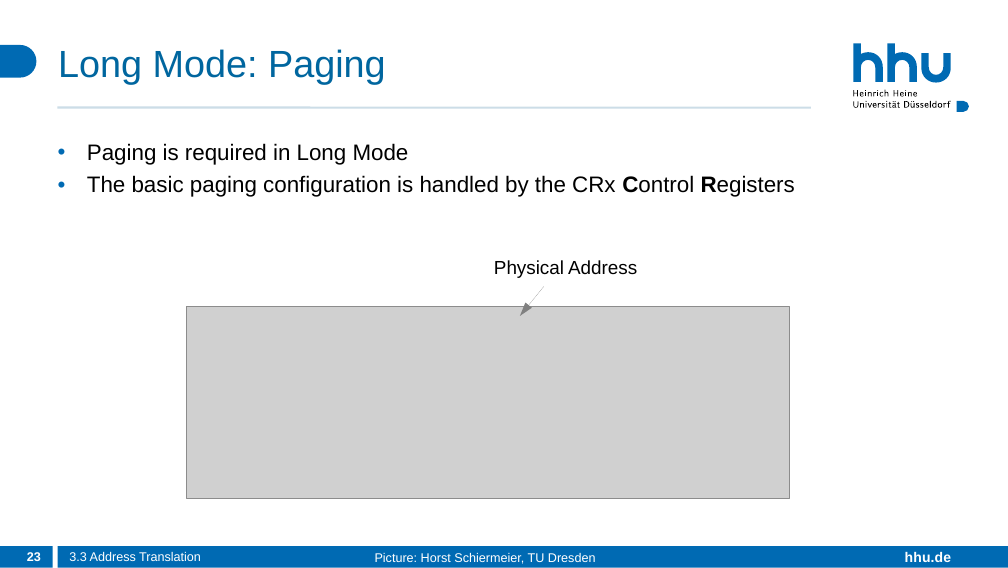
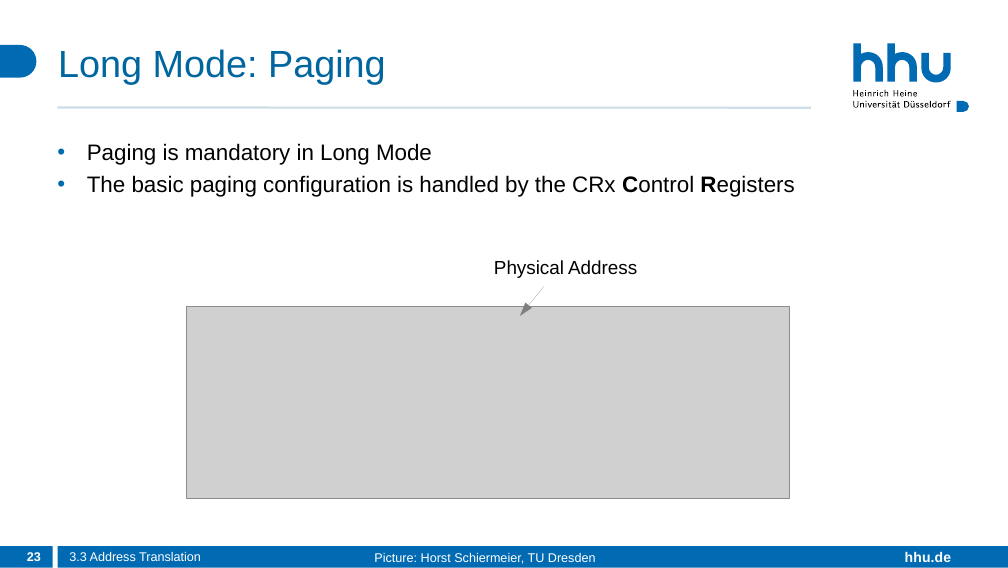
Before and after one commit to Expletiv/HeineOS, a slide deck: slide 23 of slides/lecture3_x86-64.pptx. Drawn at 1008x568 pixels with LibreOffice and Linux fonts; fonts in the diff are those of the drawing; grey boxes stand for pictures. Boxes give left, top, right and bottom in pixels: in the first picture for what was removed or moved away, otherwise in the second. Text is boxed around its words. In the diff, an @@ line names an element or a change of style, - is before the commit and + after.

Commit message:
slides: Add lecture 11

```diff
--- a/slides/lecture3_x86-64.pptx
+++ b/slides/lecture3_x86-64.pptx
@@ outline redrawn in 5 elements at (x1=868, y1=92, x2=872, y2=96), (x1=880, y1=92, x2=884, y2=97), (x1=885, y1=90, x2=889, y2=97), (x1=908, y1=92, x2=912, y2=96), (x1=854, y1=101, x2=951, y2=108) @@
@@ text at (x1=87, y1=143, x2=432, y2=165): text changed @@
-• Paging is required in Long Mode
+• Paging is mandatory in Long Mode
```
Also in this commit, not shown: 40 other slides changed, 3 other files.
